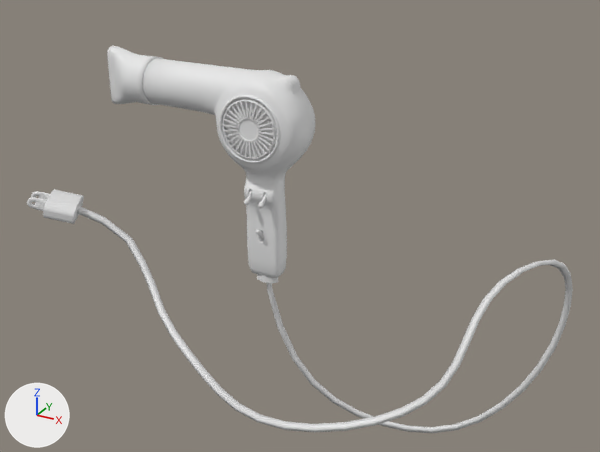
One commit to the Blender file Modellazione/Assets_Library/Room_Phon_Type_001.blend: the scene before it, then after it.
One viewpoint serves both versions: a 50 mm camera at (70.1, -115.2, 68.9) aimed at (9.0, -4.2, 13.4). The axes (+X, +Y, +Z) are drawn at lower left. The lights are the same throughout. The picture after the commit comes second.

In view in the first picture: 'Phon'.
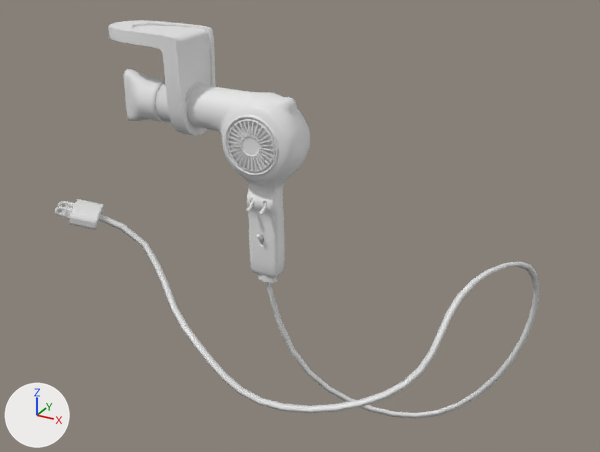
Location of each change, (x1, y1, x2, y2) in pixels of the pictures (600 x 452 px):
'Phon', rescaled (11% narrower, 10% shorter)
    before: (27, 46, 573, 433)
    after: (55, 69, 540, 419)
'Porta Phon', added
    after: (108, 20, 216, 136)

Edits to the bpy script that builds the scene:
```text
Add me_cylinder:
    me_cylinder.from_pydata(...)  # 330 vertices, 330 faces; spans x -14.5..1.3, y -4.8..4.8, z -4.6..11.7
    me_cylinder.polygons.foreach_set('use_smooth', [True] * 330)
    me_cylinder.materials.append(mat_material)  # its picture is missing
Change ob_phon:
    ob_phon.scale: (1.0, 1.0, 1.0) -> (0.9, 0.9, 0.9)
Add ob_porta_phon:
    ob_porta_phon = bpy.data.objects.new('Porta Phon', me_cylinder)
    ob_porta_phon.location = (-14.7, 0.0, 29.8)
    ob_porta_phon.scale = (1.11, 1.11, 1.11)
```
